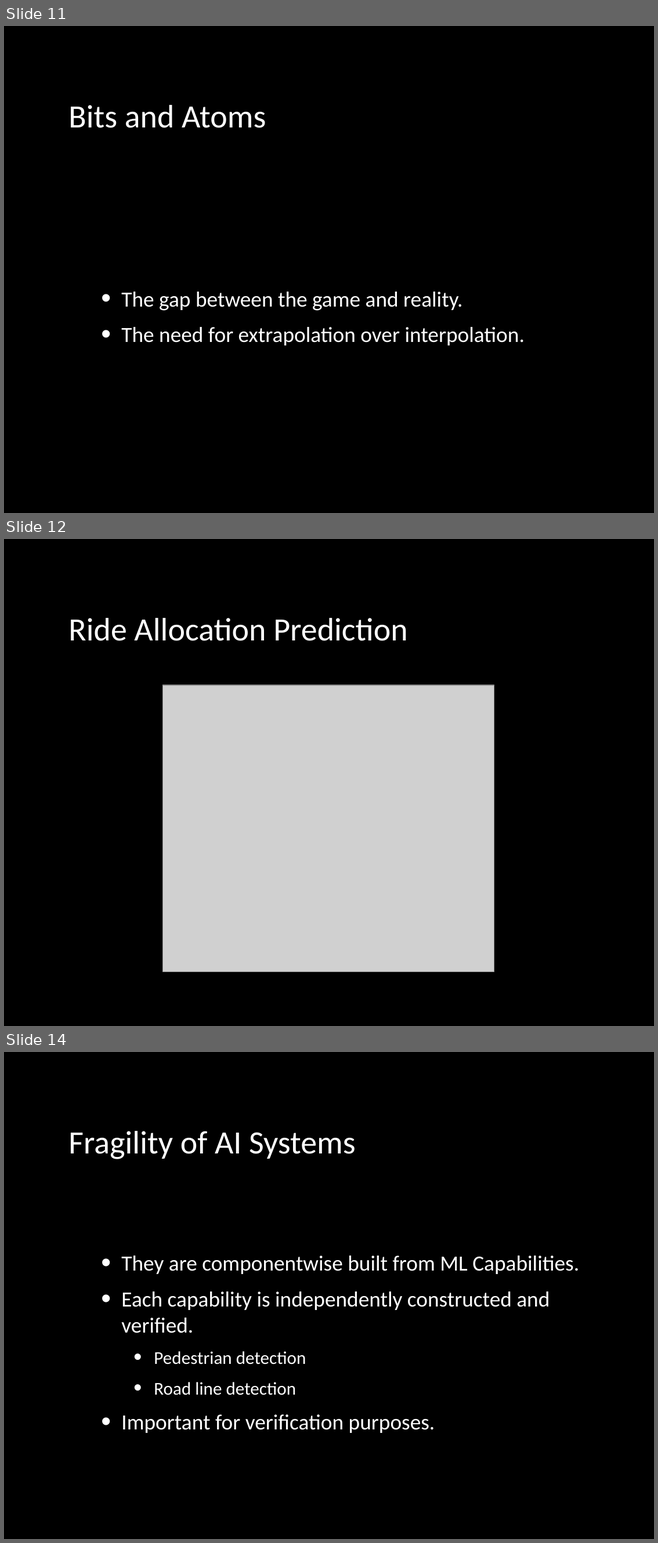
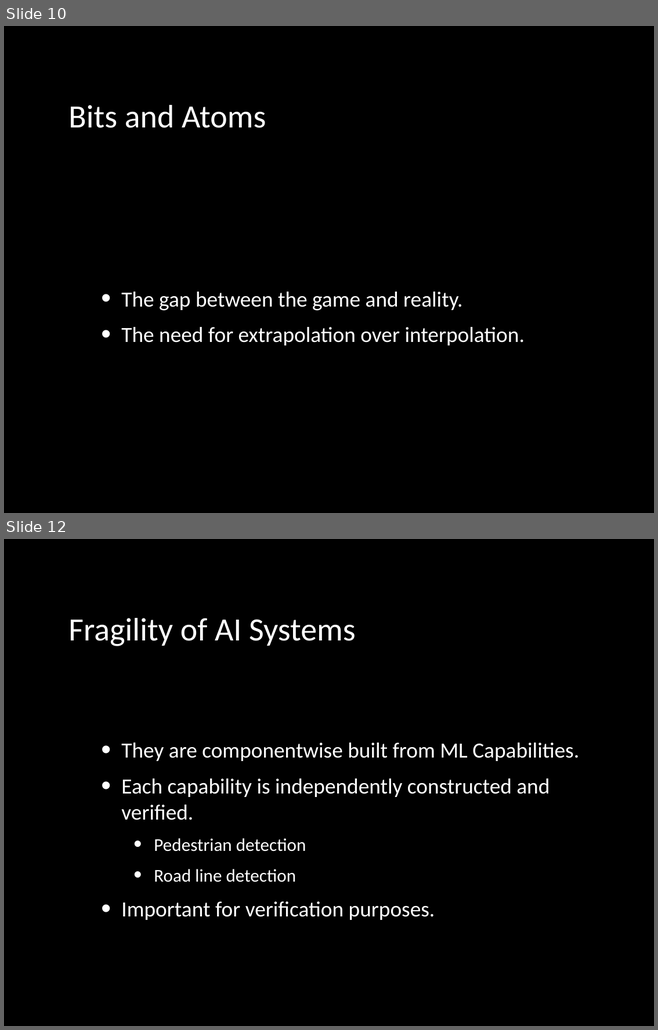
Before and after one commit to lawrennd/slides, a slide deck: 2019-09-20-machine-learning-systems-design.pptx. Shown one above the other, each under a label of ours: slides 11, 12 and 14 before the commit, slides 10 and 12 after it; the slides between them are not shown. The pictures are 658x1543 and 658x1030 pixels, drawn with LibreOffice and Linux fonts; fonts in the diff are those of the drawing; grey boxes stand for pictures. Boxes give left, top, right and bottom in pixels: in the first picture for what was removed or moved away, otherwise in the second. Text is boxed around its words. In the diff, an @@ line names an element or a change of style, - is before the commit and + after.

```diff
--- a/2019-09-20-machine-learning-systems-design.pptx
+++ b/2019-09-20-machine-learning-systems-design.pptx
@@ slide 12 removed at (4,539,654,1026), background #000000 @@
@@ title removed at (68,618,407,641) @@
-Ride Allocation Prediction
@@ picture removed at (162,685,494,972) @@
@@ what was slide 11 is now slide 10 @@
@@ what was slide 14 is now slide 12 @@
```
Also in this commit, not shown: 2 slides changed, 4 slides added, 18 other slides removed.
